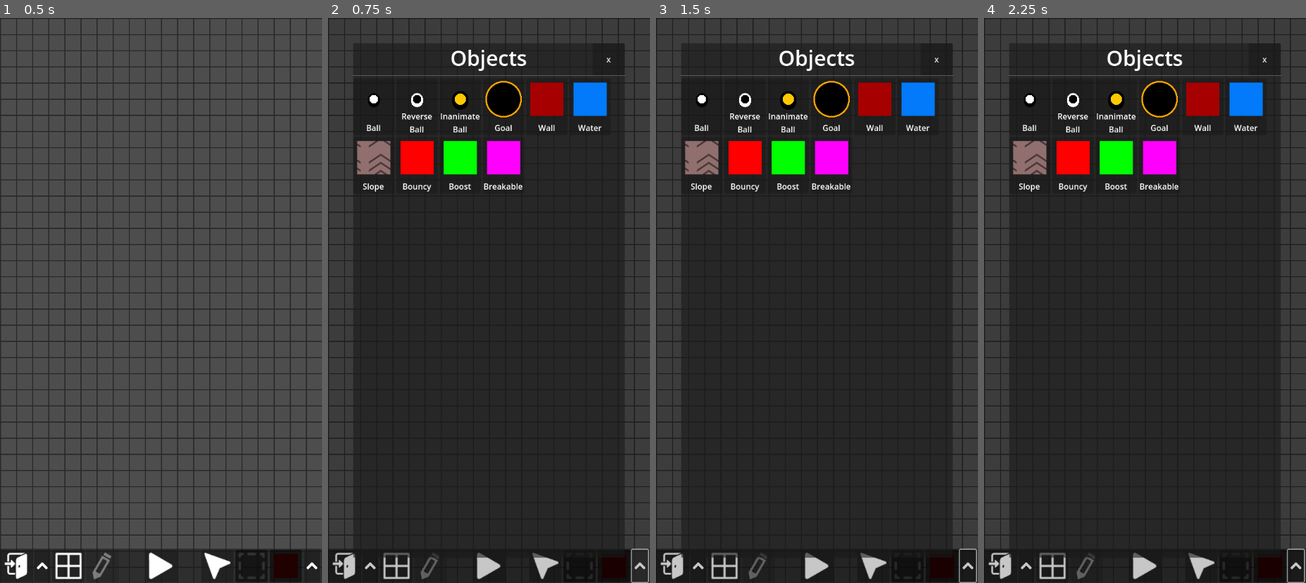
Above: before the commit, frames 1-4 (left to right).
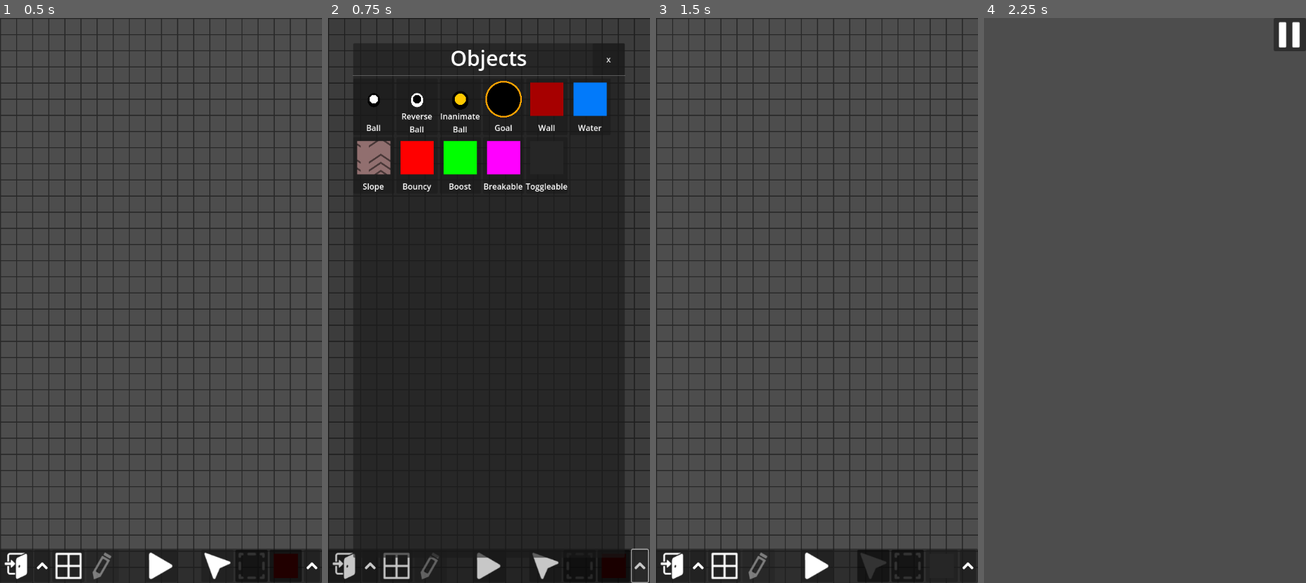
Above: after the commit, the same moments.

Repository: SelfMadeSystem/UniGolf
Game: Godot game, scene res://scenes/BlankEditor.tscn
Two runs of this game, one before a commit and one after it. Both use one fixed random seed, a clock stepped at 60 frames per second and the inputs below. This scene is started directly instead of the project's main scene.
Inputs (mouse positions are in pixels of both pictures, inside the frame that each line leads up to):
- Up to frame 1 (0.5 s): no input
- Up to frame 2 (0.75 s): click (640, 566) at 0.5 s
- Up to frame 3 (1.5 s): click (874, 164) at 1.25 s, where only the run after the commit has a clickable "Toggleable"
- Up to frame 4 (2.25 s): click (1145, 566) at 2 s

Frame 1 is identical in both runs. In frame 2, less than 0.1% of the frame differs, in the area x 61-75%, y 29-31%; in frame 3, 68%; in frame 4, 83%, in the area x 0-100%, y 0-100%.

Commit message:
Added toggleable

Diff:
--- /dev/null
+++ b/prefabs/nodes/toggleable.tscn
@@ -0,0 +1,27 @@
+[gd_scene load_steps=4 format=3 uid="uid://yb6e1rltk48v"]
+
+[ext_resource type="Script" path="res://scripts/nodes/toggleable.gd" id="1_sf8hp"]
+
+[sub_resource type="PhysicsMaterial" id="PhysicsMaterial_d6k7a"]
+friction = 0.0
+bounce = 1.0
+
+[sub_resource type="RectangleShape2D" id="RectangleShape2D_x5xlf"]
+size = Vector2(64, 64)
+
+[node name="Toggleable" type="StaticBody2D" groups=["Persist"]]
+z_index = 6
+input_pickable = true
+physics_material_override = SubResource("PhysicsMaterial_d6k7a")
+script = ExtResource("1_sf8hp")
+quadrilateral_vertex_top = 0.5
+quadrilateral_vertex_right = 0.5
+quadrilateral_vertex_bottom = 0.5
+quadrilateral_vertex_left = 0.5
+quarter_arc_inner_x = 0.5
+quarter_arc_inner_y = 0.5
+
+[node name="HitBox" type="CollisionShape2D" parent="."]
+visible = false
+position = Vector2(32, 32)
+shape = SubResource("RectangleShape2D_x5xlf")
--- a/scripts/editor/node_editor.gd
+++ b/scripts/editor/node_editor.gd
@@ -486,6 +486,10 @@
 		"prefab": preload("res://prefabs/nodes/breakable.tscn"),
 		"name": "Breakable"
 	})
+	select.add_object({
+		"prefab": preload("res://prefabs/nodes/toggleable.tscn"),
+		"name": "Toggleable"
+	})
 	select.selected.connect(func(a):
 		set_current_object(a)
 		set_action(ActionEnum.PLACE)
--- /dev/null
+++ b/scripts/nodes/toggleable.gd
@@ -0,0 +1,63 @@
+@tool
+extends ShapedNode
+
+@export var on_color: Color = Color.from_hsv(0, 0, 0.15)
+@export var off_color: Color = Color.from_hsv(0, 0, 0.5)
+
+@export var toggle_state: bool = true
+
+func _draw():
+	if toggle_state:
+		draw_colored_polygon(get_shape(), on_color)
+	else:
+		draw_colored_polygon(get_shape(), off_color)
+
+var layer: int
+var mask: int
+
+var me: StaticBody2D = self as Node as StaticBody2D
+
+var orig_toggle_state: bool
+
+# Called when the node enters the scene tree for the first time.
+func _ready():
+	super._ready()
+	if Engine.is_editor_hint():
+		return
+	layer = me.collision_layer
+	mask =  me.collision_mask
+	GameInfo.contact_stuffs.connect(_on_ball_contact_stuffs)
+	GameInfo.reload.connect(reload)
+	orig_toggle_state = toggle_state
+	if !toggle_state:
+		me.collision_layer = 0
+		me.collision_mask = 0
+
+func _on_ball_contact_stuffs(stuff: PhysicsDirectBodyState2D, ball: Ball):
+	toggle_state = !toggle_state
+	queue_redraw()
+	if toggle_state:
+		me.collision_layer = layer
+		me.collision_mask = mask
+	else:
+		me.collision_layer = 0
+		me.collision_mask = 0
+
+func get_menu_edit_attributes() -> Array:
+	var base = super.get_menu_edit_attributes()
+	base.append(ToggleAttribute.create(
+					"toggle_state",
+					self,
+					"State",
+				))
+	return base
+
+func reload():
+	toggle_state = orig_toggle_state
+	if toggle_state:
+		me.collision_layer = layer
+		me.collision_mask = mask
+	else:
+		me.collision_layer = 0
+		me.collision_mask = 0
+	queue_redraw()
